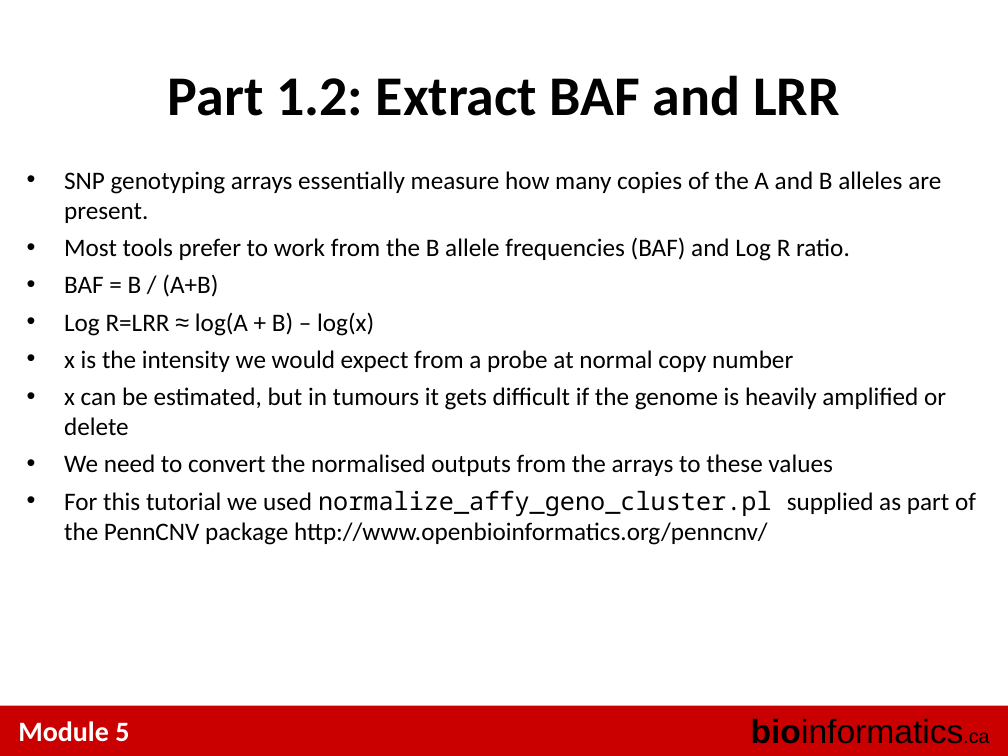
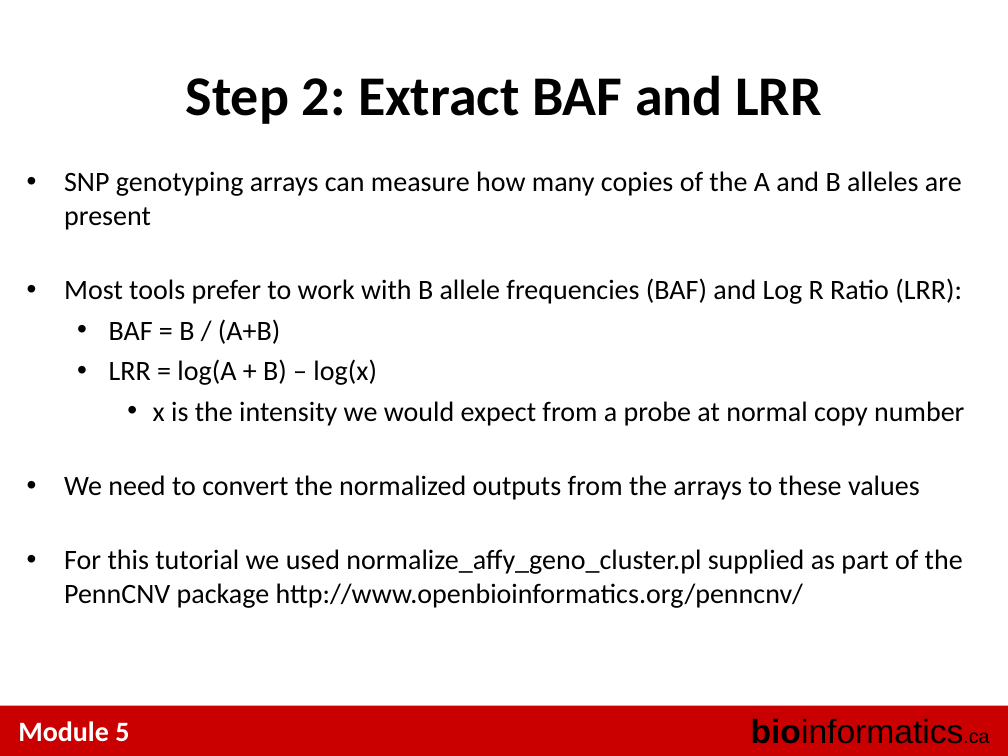
Before and after one commit to tinyheero/BICG-2016, a slide deck: slide 10 of copy_number/content/BiCG_2014_Module5_Lab_shah.ppt. Drawn at 1008x756 pixels with LibreOffice and Linux fonts; fonts in the diff are those of the drawing. Boxes give left, top, right and bottom in pixels: in the first picture for what was removed or moved away, otherwise in the second. Text is boxed around its words. In the diff, an @@ line names an element or a change of style, - is before the commit and + after.

```diff
--- a/copy_number/content/BiCG_2014_Module5_Lab_shah.ppt
+++ b/copy_number/content/BiCG_2014_Module5_Lab_shah.ppt
@@ text at box(186, 75, 822, 124): text changed @@
-Part 1.2: Extract BAF and LRR
+Step 2: Extract BAF and LRR
@@ text at box(64, 171, 962, 304): text changed; size 18 to 20 pt @@
-• SNP genotyping arrays essentially measure how many copies of the A and B alleles are present.
-• Most tools prefer to work from the B allele frequencies (BAF) and Log R ratio.
+• SNP genotyping arrays can measure how many copies of the A and B alleles are present
+• Most tools prefer to work with B allele frequencies (BAF) and Log R Ratio (LRR):
@@ text at box(64, 319, 964, 608): size 18 to 20 pt in "BAF = B / (A+B)", "x is the intensity we would expect ...", "For this tutorial we used normalize_affy_geno_cluster.pl sup ..."; font Noto Sans Mono to Calibri in "normalize_affy_geno_cluster.pl"; list level 1 to 2 in "BAF = B / (A+B)"; list level 1 to 3 in "x is the intensity we ..." @@
@@ text at box(109, 359, 377, 385): text changed; size 18 to 20 pt @@
-• Log R=LRR ≈ log(A + B) – log(x)
+  • LRR = log(A + B) – log(x)
@@ text at box(64, 475, 920, 500): text changed; size 18 to 20 pt @@
-• x can be estimated, but in tumours it gets difficult if the genome is heavily amplified or delete
-• We need to convert the normalised outputs from the arrays to these values
+• We need to convert the normalized outputs from the arrays to these values
```
Also in this commit, not shown: 13 other slides changed, 5 slides added, 18 slides removed.
